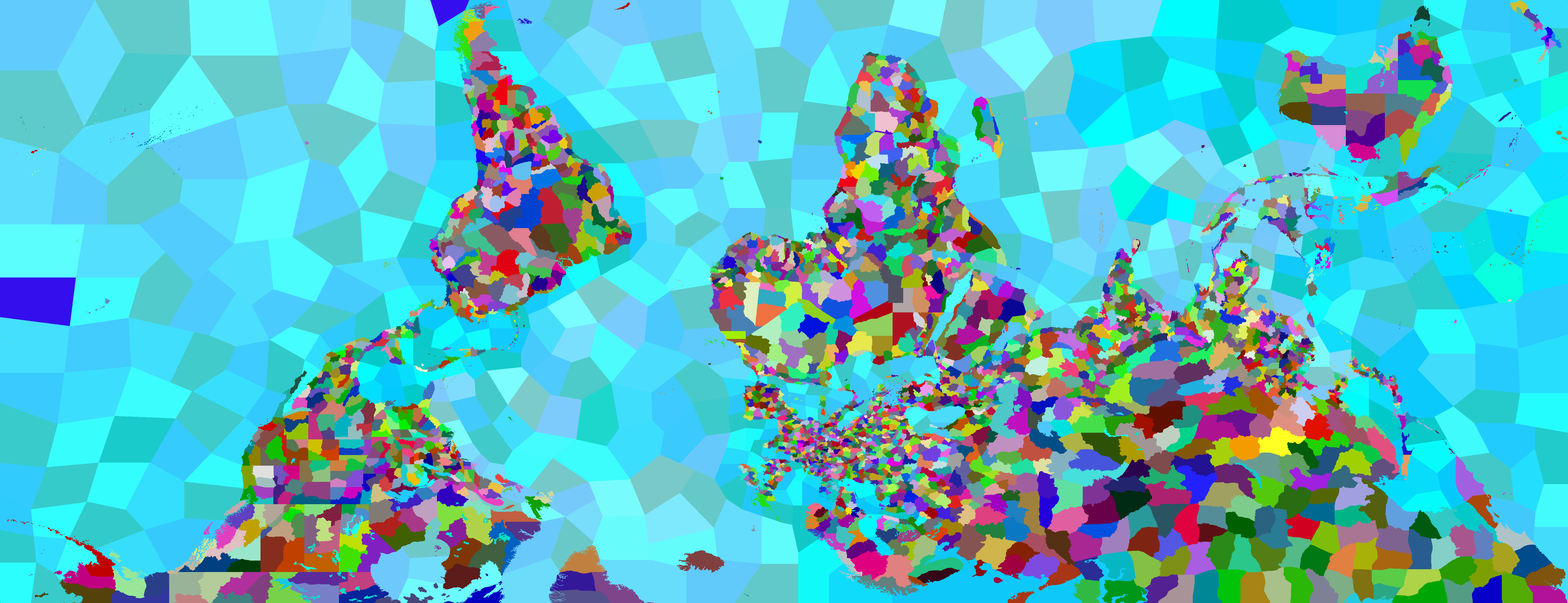
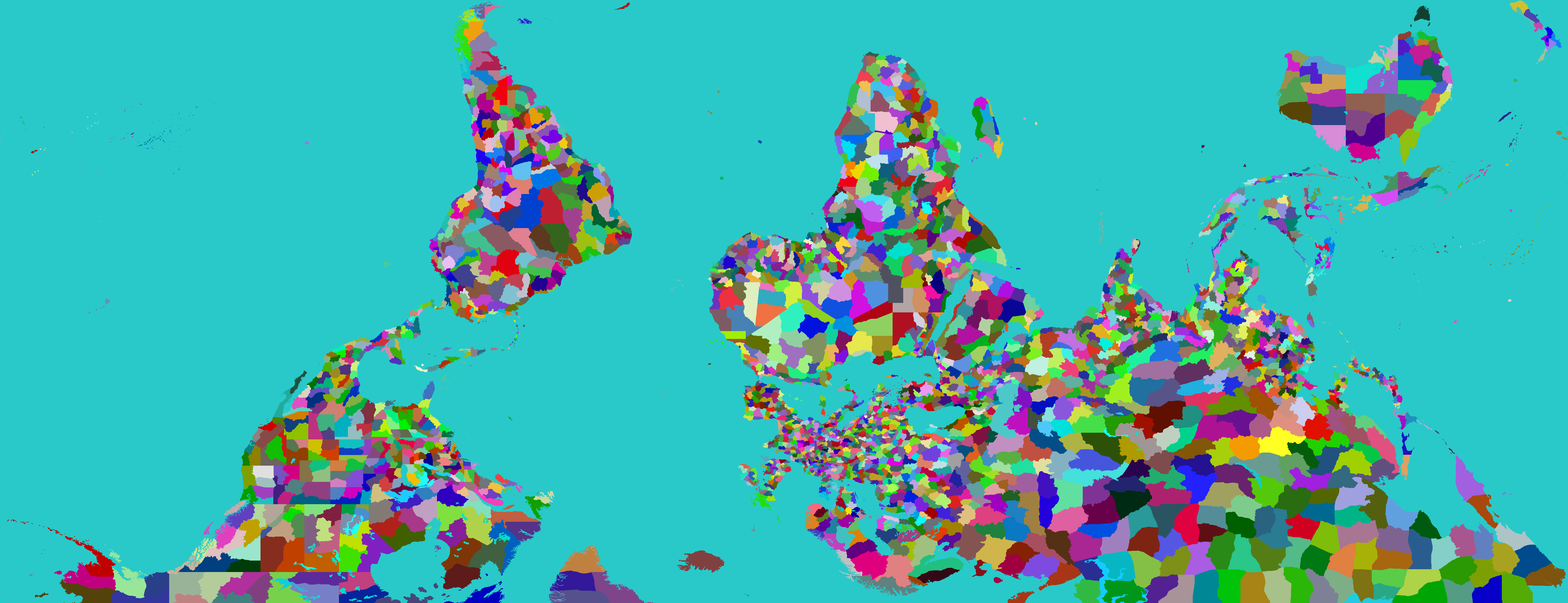
Comparing the layer stacks of the two 1568 × 603 images. Changes:
painted on "Provinces" over (0, 0, 1568, 603)
